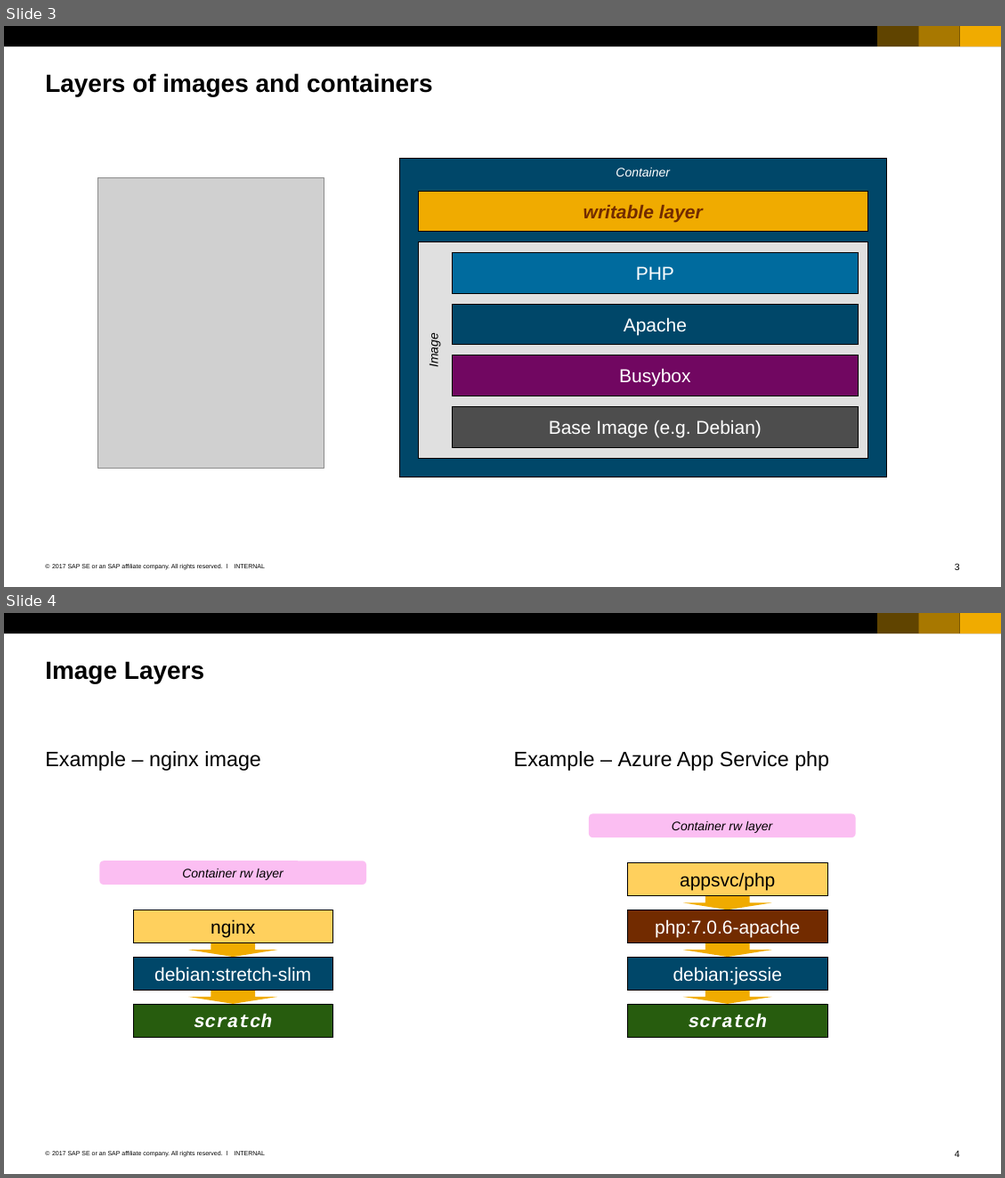
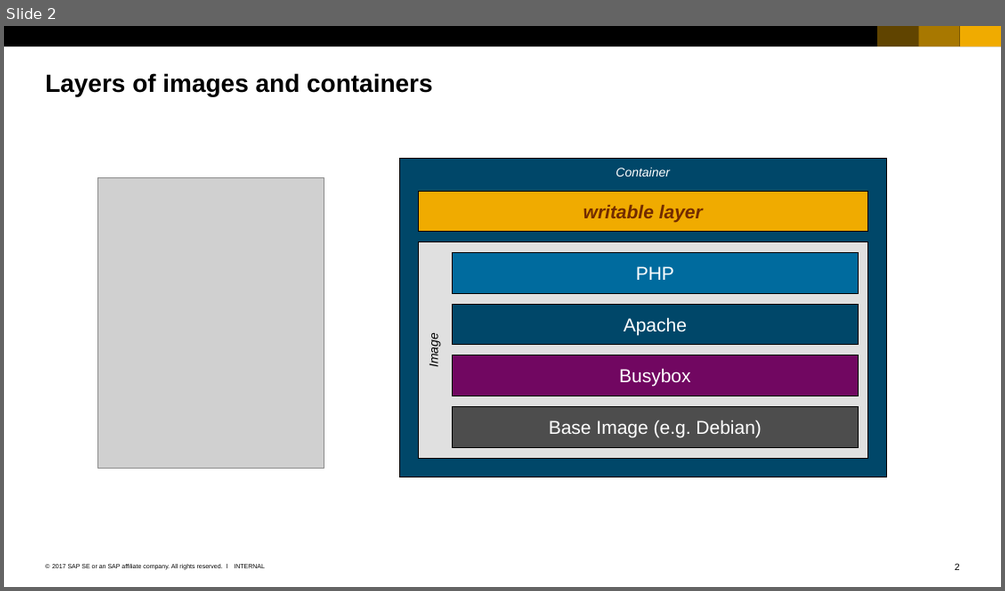
Before and after one commit to cuijiyao01/docker-k8s-training, a slide deck: docker/04_Images.pptx. Shown one above the other, each under a label of ours: slides 3 and 4 before the commit, slide 2 after it. The pictures are 1005x1178 and 1005x591 pixels, drawn with LibreOffice and Linux fonts; fonts in the diff are those of the drawing; grey boxes stand for pictures. Boxes give left, top, right and bottom in pixels: in the first picture for what was removed or moved away, otherwise in the second. Text is boxed around its words. In the diff, an @@ line names an element or a change of style, - is before the commit and + after.

```diff
--- a/docker/04_Images.pptx
+++ b/docker/04_Images.pptx
@@ slide 4 removed at (x1=4, y1=613, x2=1001, y2=1174), background #FFFFFF; not listed: 7 template elements that a slide beside it also shows @@
@@ title removed at (x1=45, y1=661, x2=204, y2=683) @@
-Image Layers
@@ text removed at (x1=45, y1=751, x2=261, y2=771) @@
-Example – nginx image
@@ text removed at (x1=514, y1=751, x2=829, y2=771) @@
-Example – Azure App Service php
@@ group removed at (x1=99, y1=860, x2=366, y2=1036): 3 rectangles, 2 down arrows, 1 rounded rectangle @@
-scratch
-debian:stretch-slim
-nginx
-Container rw layer
@@ group removed at (x1=589, y1=813, x2=855, y2=1036): 4 rectangles, 3 down arrows, 1 rounded rectangle @@
-Container rw layer
-scratch
-debian:jessie
-php:7.0.6-apache
-appsvc/php
@@ what was slide 3 is now slide 2 @@
```
Also in this commit, not shown: 3 slides changed, 2 slides added, 2 other slides removed, 3 other files.
